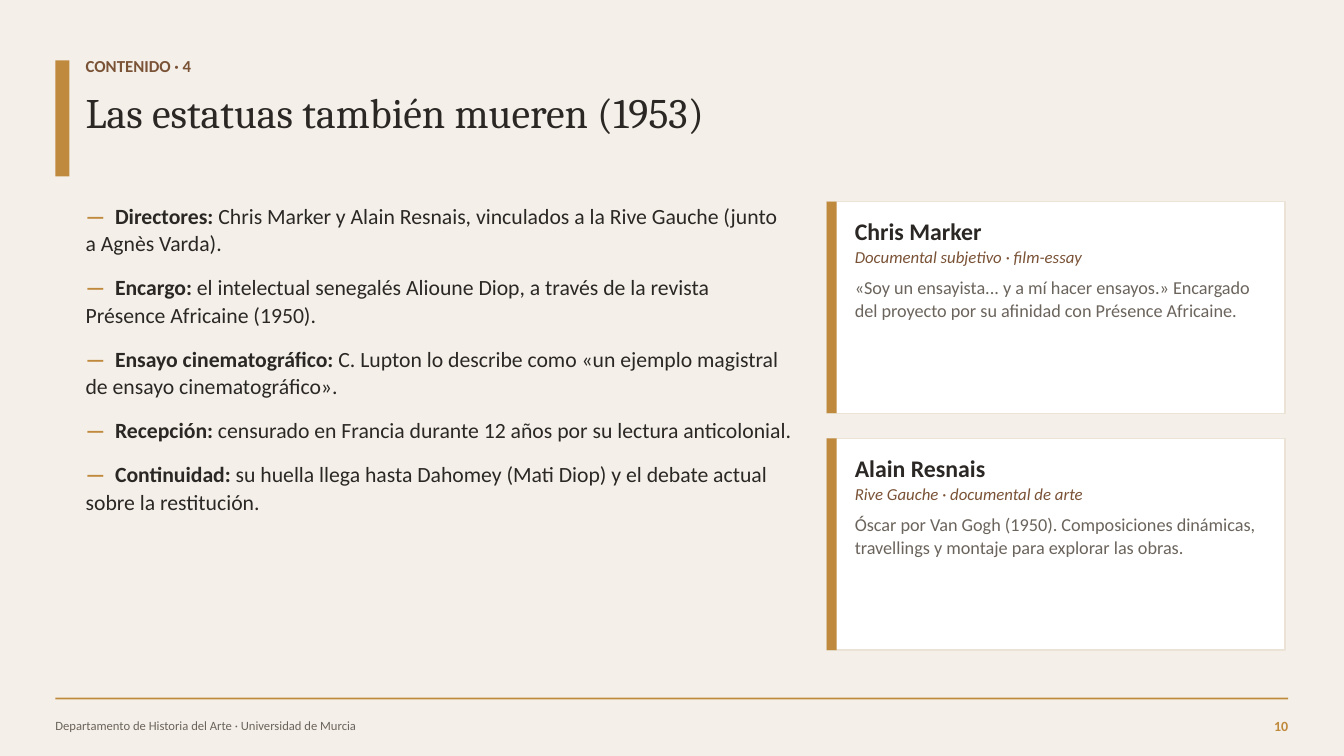
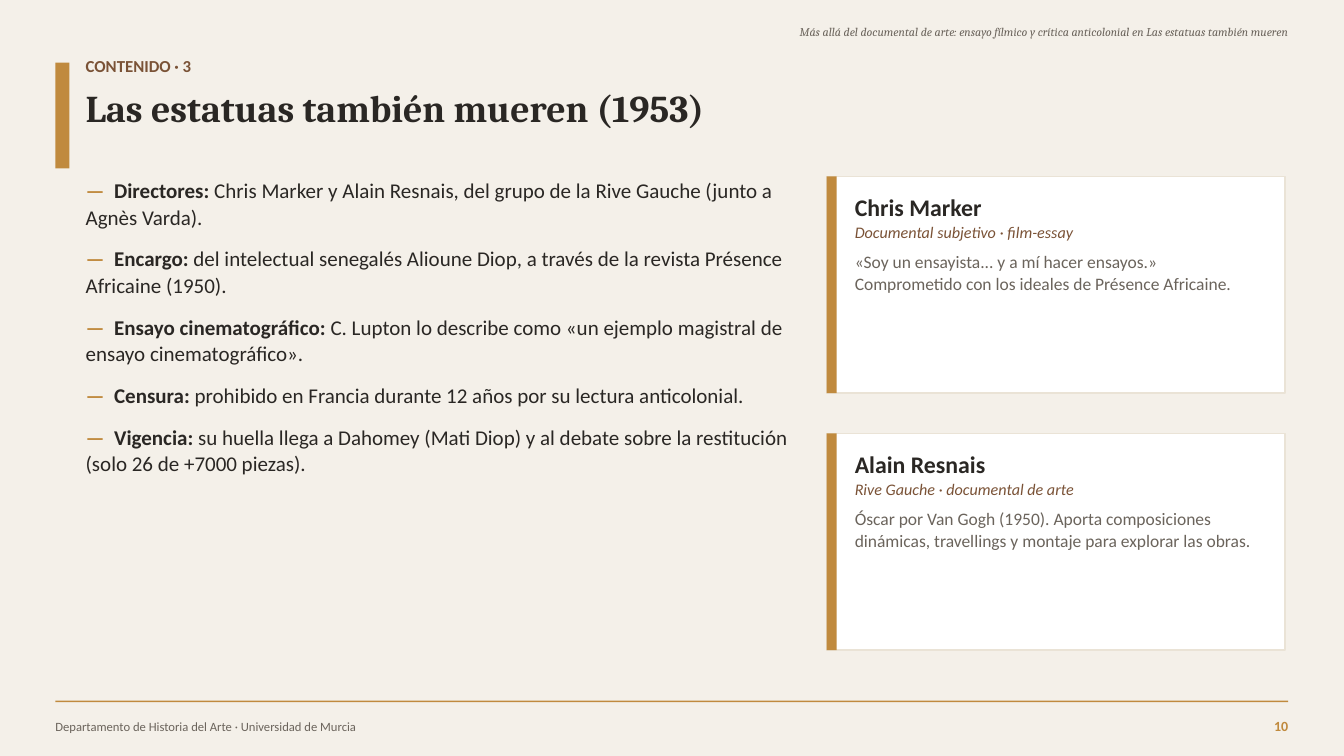
Before and after one commit to facundonicolasvgg/pedritojoseunitfg, a slide deck: slide 10 of Defensa_TFG_Las_estatuas_tambien_mueren.pptx. Drawn at 1344x756 pixels with LibreOffice and Linux fonts; fonts in the diff are those of the drawing. Boxes give left, top, right and bottom in pixels: in the first picture for what was removed or moved away, otherwise in the second. Text is boxed around its words. In the diff, an @@ line names an element or a change of style, - is before the commit and + after.

Commit message:
Reestructura la presentación según el formato de las TFG de referencia (epígrafes canónicos, título corrido, metodología como fuentes)

```diff
--- a/Defensa_TFG_Las_estatuas_tambien_mueren.pptx
+++ b/Defensa_TFG_Las_estatuas_tambien_mueren.pptx
@@ text added at box(800, 28, 1288, 39), 8.5 pt, text #6B645C, italic @@
+Más allá del documental de arte: ensayo fílmico y crítica anticolonial en Las estatuas también mueren
@@ rectangle: place and size @@
-rectangle at box(55, 60, 70, 176)
+rectangle at box(55, 63, 70, 168)
@@ text "Las estatuas también mueren (1953)" at box(86, 94, 704, 128): size 30 to 27 pt, bold on; line spacing 1 to 0.98 @@
@@ text at box(86, 61, 191, 72): text changed @@
-CONTENIDO · 4
+CONTENIDO · 3
@@ text "— Directores: Chris Marker y ...": place and size @@
-text "— Directores: Chris Marker y ..." at box(86, 208, 791, 510)
+text "— Directores: Chris Marker y ..." at box(86, 183, 787, 475)
@@ rectangle: place and size @@
-rectangle at box(827, 202, 1286, 413)
+rectangle at box(827, 176, 1286, 393)
@@ rectangle: place and size @@
-rectangle at box(827, 202, 837, 413)
+rectangle at box(827, 176, 837, 393)
@@ text at box(86, 183, 782, 296): text changed; size 15.5 to 15 pt @@
-— Directores: Chris Marker y Alain Resnais, vinculados a la Rive Gauche (junto a Agnès Varda).
-— Encargo: el intelectual senegalés Alioune Diop, a través de la revista Présence Africaine (1950).
+— Directores: Chris Marker y Alain Resnais, del grupo de la Rive Gauche (junto a Agnès Varda).
+— Encargo: del intelectual senegalés Alioune Diop, a través de la revista Présence Africaine (1950).
@@ text "Chris Marker": place and size @@
-text "Chris Marker" at box(855, 223, 1250, 320)
+text "Chris Marker" at box(855, 199, 1230, 293)
@@ text "Chris Marker" at box(855, 199, 1230, 293): size 12 to 11.5 pt in "Documental subjetivo · film-essay" @@
@@ text at box(855, 256, 1230, 293): text changed; size 13 to 12.5 pt @@
-«Soy un ensayista... y a mí hacer ensayos.» Encargado del proyecto por su afinidad con Présence Africaine.
+«Soy un ensayista... y a mí hacer ensayos.» Comprometido con los ideales de Présence Africaine.
@@ text at box(86, 320, 782, 365): size 15.5 to 15 pt in "— Ensayo cinematográfico: C. Lupton lo describe ..."; less space between paragraphs @@
@@ text at box(86, 388, 787, 475): text changed; size 15.5 to 15 pt @@
-— Recepción: censurado en Francia durante 12 años por su lectura anticolonial.
-— Continuidad: su huella llega hasta Dahomey (Mati Diop) y el debate actual sobre la restitución.
+— Censura: prohibido en Francia durante 12 años por su lectura anticolonial.
+— Vigencia: su huella llega a Dahomey (Mati Diop) y al debate sobre la restitución (solo 26 de +7000 piezas).
@@ rectangle: place and size @@
-rectangle at box(827, 439, 1286, 650)
+rectangle at box(827, 434, 1286, 650)
@@ rectangle: place and size @@
-rectangle at box(827, 439, 837, 650)
+rectangle at box(827, 434, 837, 650)
@@ text at box(855, 484, 1074, 495): size 12 to 11.5 pt in "Rive Gauche · documental de arte" @@
@@ text at box(855, 511, 1251, 550): text changed; size 13 to 12.5 pt @@
-Óscar por Van Gogh (1950). Composiciones dinámicas, travellings y montaje para explorar las obras.
+Óscar por Van Gogh (1950). Aporta composiciones dinámicas, travellings y montaje para explorar las obras.
```
Also in this commit, not shown: 14 other slides changed, 1 other file.
